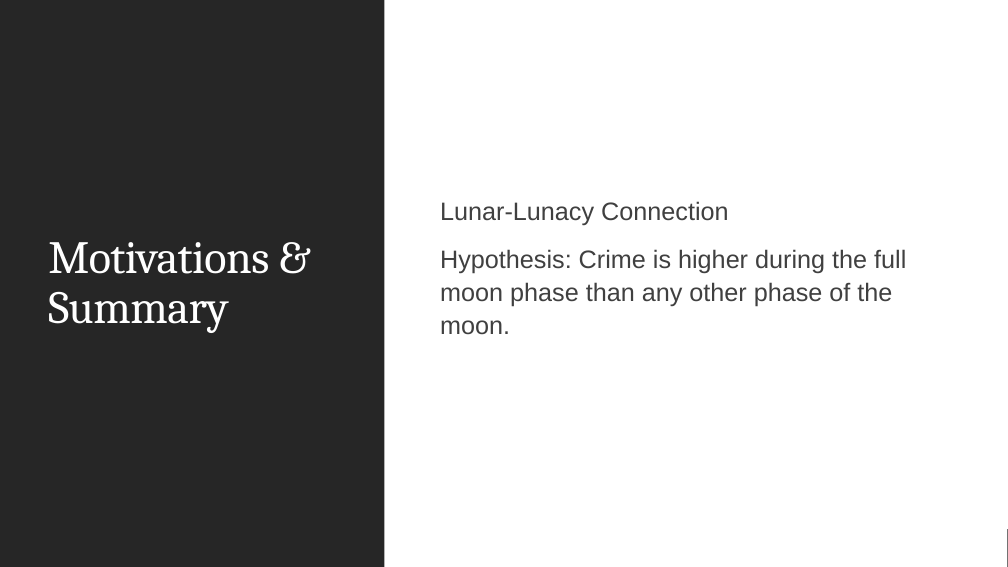
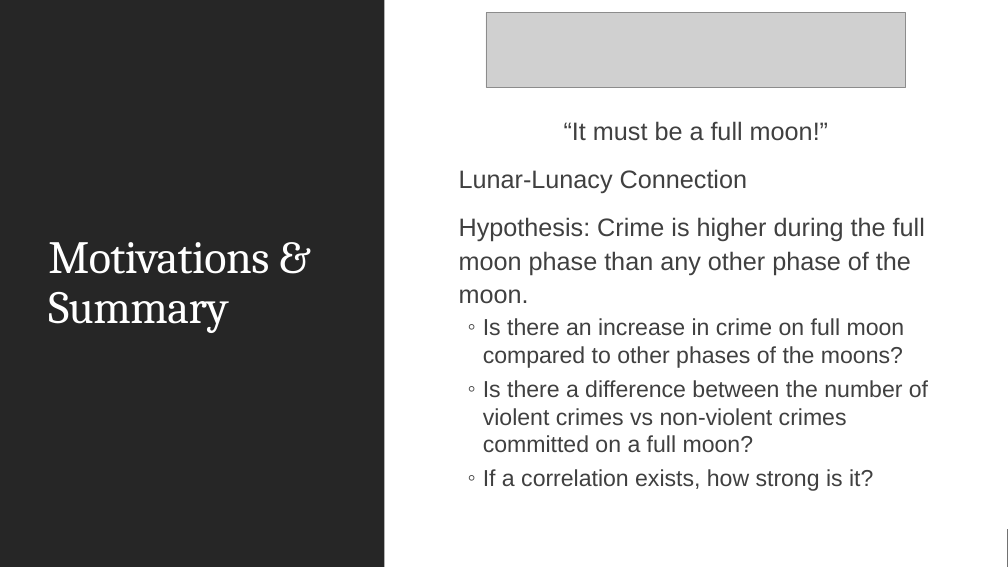
Before and after one commit to NHigs58/Project-1-, a slide deck: slide 2 of Presentation.pptx. Drawn at 1008x567 pixels with LibreOffice and Linux fonts; fonts in the diff are those of the drawing; grey boxes stand for pictures. Boxes give left, top, right and bottom in pixels: in the first picture for what was removed or moved away, otherwise in the second. Text is boxed around its words. In the diff, an @@ line names an element or a change of style, - is before the commit and + after.

```diff
--- a/Presentation.pptx
+++ b/Presentation.pptx
@@ picture added at box(486, 13, 907, 88) @@
@@ text "“It must be a full ...": place and size @@
-text "“It must be a full ..." at box(440, 201, 906, 335)
+text "“It must be a full ..." at box(459, 121, 928, 491)
@@ text at box(564, 121, 828, 141): paragraph added @@
+“It must be a full moon!”
@@ text at box(483, 318, 928, 491): paragraphs added @@
+  ◦ Is there an increase in crime on full moon compared to other phases of the moons?
+  ◦ Is there a difference between the number of violent crimes vs non-violent crimes committed on a full moon?
+  ◦ If a correlation exists, how strong is it?
```
Also in this commit, not shown: 2 other slides changed, 9 other files.
